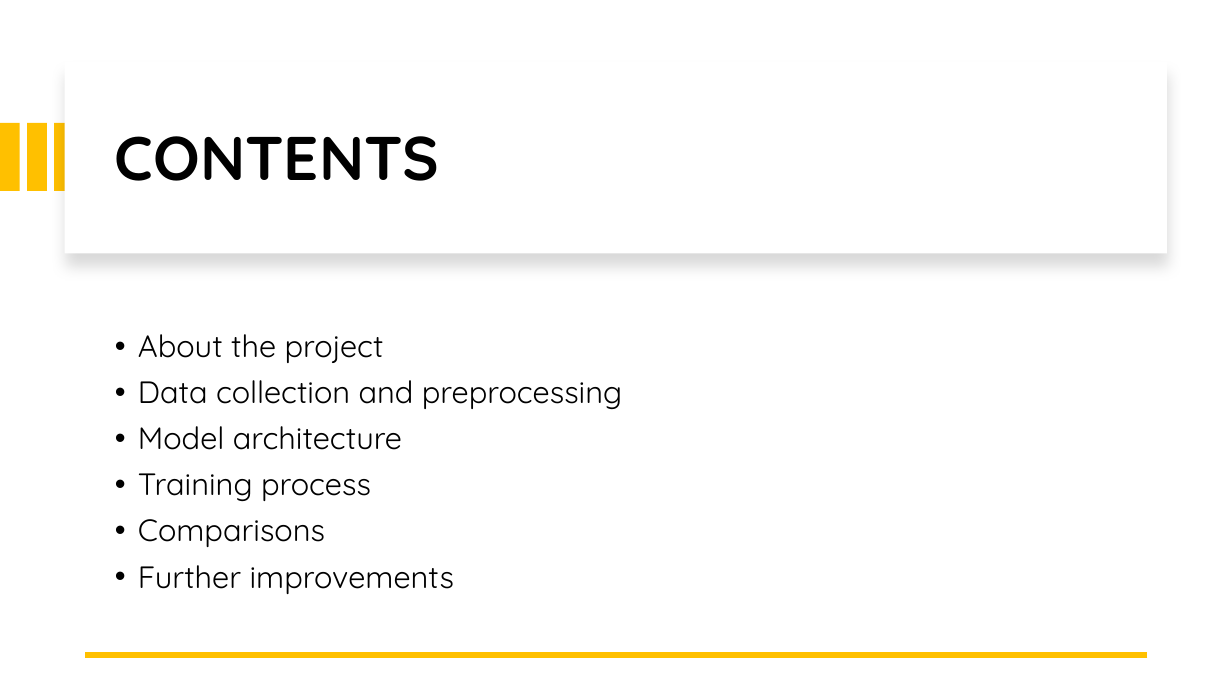
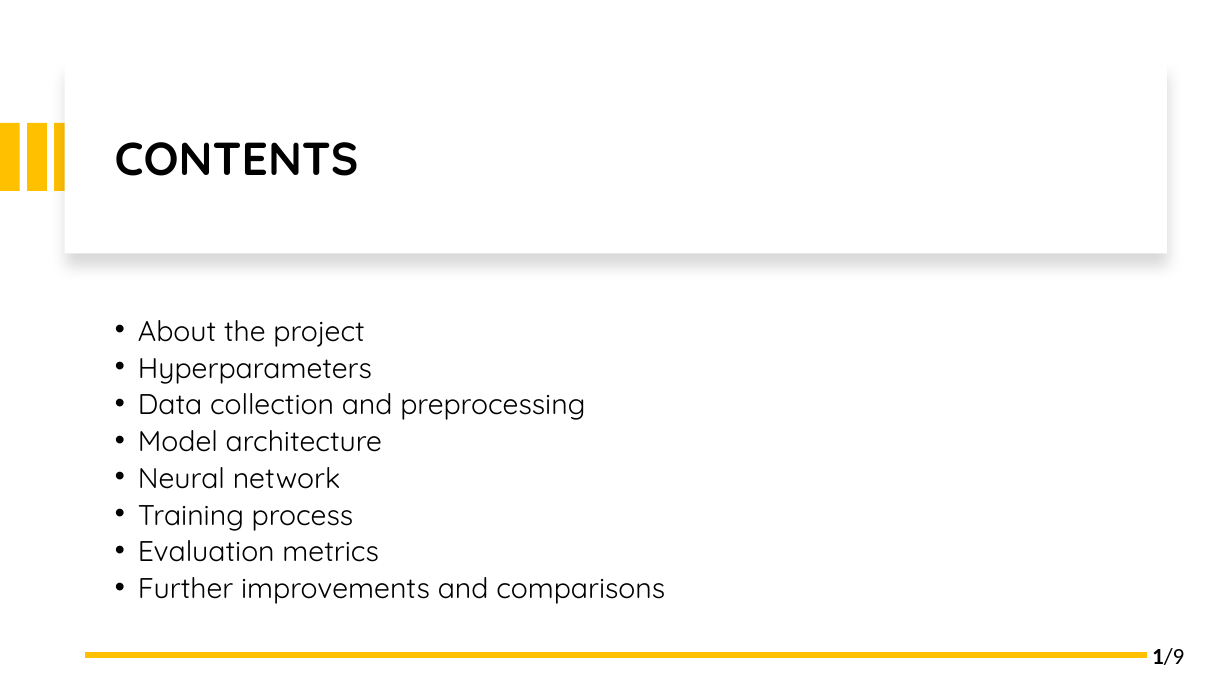
Before and after one commit to 0xbalazstoth/Projektmunka, a slide deck: slide 2 of publikacio/MWZX0D_PROJ_PREZ.pptx. Drawn at 1232x693 pixels with LibreOffice and Linux fonts; fonts in the diff are those of the drawing. Boxes give left, top, right and bottom in pixels: in the first picture for what was removed or moved away, otherwise in the second. Text is boxed around its words. In the diff, an @@ line names an element or a change of style, - is before the commit and + after.

```diff
--- a/publikacio/MWZX0D_PROJ_PREZ.pptx
+++ b/publikacio/MWZX0D_PROJ_PREZ.pptx
@@ title "CONTENTS" at <box>115,142,359,176</box>: size 48 to 36 pt @@
@@ text at <box>138,320,585,531</box>: size 24 to 22.2 pt in "About the project", "Data collection and preprocessing", "Model architecture", "Training process"; line spacing 0.9 to 0.7 @@
@@ text at <box>138,358,372,384</box>: paragraph added @@
+• Hyperparameters
@@ text at <box>138,467,341,489</box>: paragraph added @@
+• Neural network
@@ text at <box>138,540,665,604</box>: text changed; size 24 to 22.2 pt @@
-• Comparisons
-• Further improvements
+• Evaluation metrics
+• Further improvements and comparisons
@@ text added at <box>1152,648,1184,665</box>, 18 pt, text #000000 @@
+1/9
```
Also in this commit, not shown: 3 other slides changed, 6 slides added, 2 slides removed, 28 other files.
